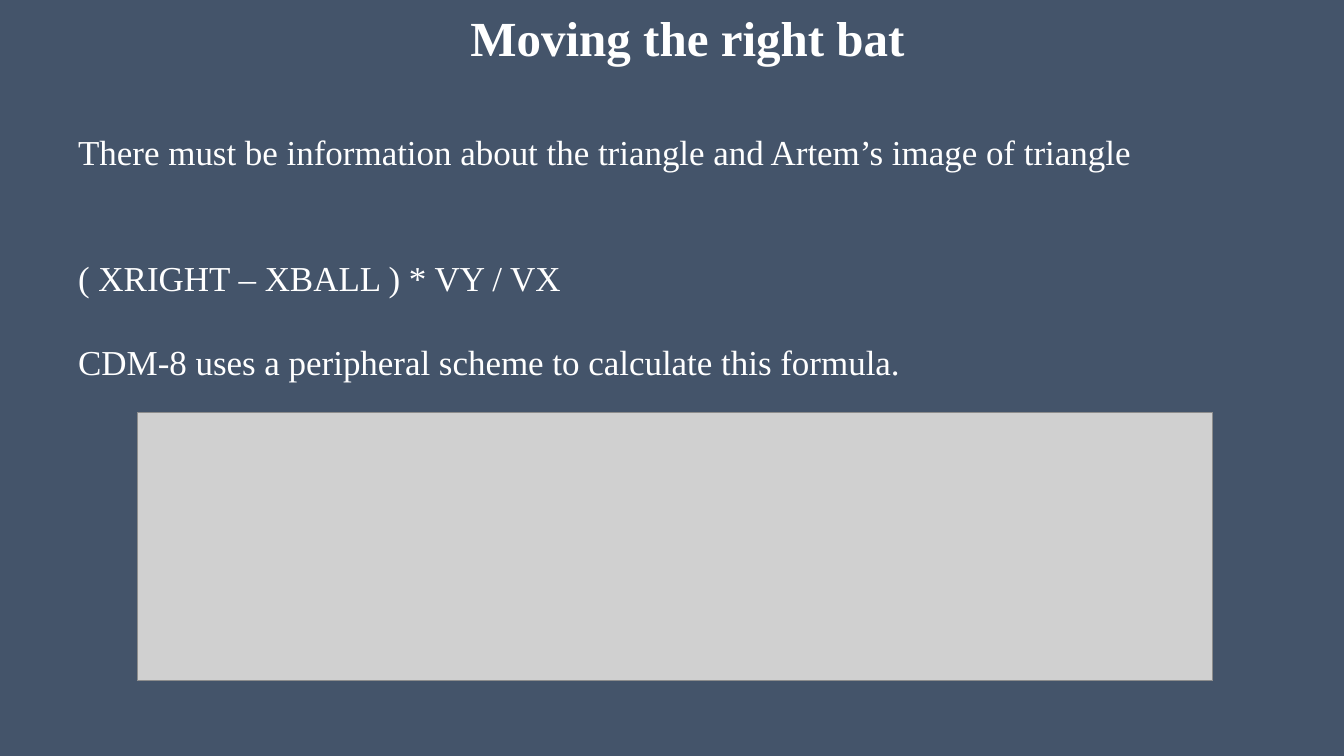
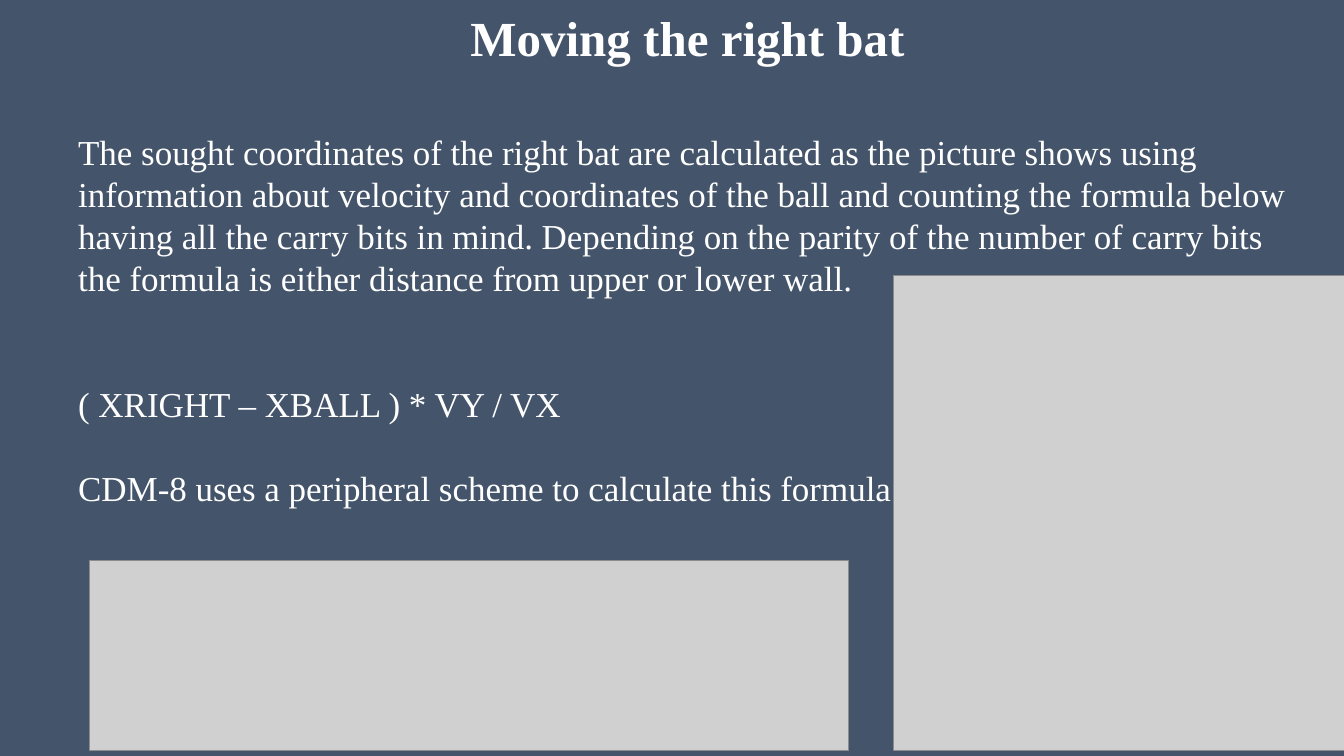
Before and after one commit to MIZINCHIK/DigitalPlatforms, a slide deck: slide 11 of Presentation.pptx. Drawn at 1344x756 pixels with LibreOffice and Linux fonts; fonts in the diff are those of the drawing; grey boxes stand for pictures. Boxes give left, top, right and bottom in pixels: in the first picture for what was removed or moved away, otherwise in the second. Text is boxed around its words. In the diff, an @@ line names an element or a change of style, - is before the commit and + after.

Commit message:
Presentation

```diff
--- a/Presentation.pptx
+++ b/Presentation.pptx
@@ text at <box>78,140,1285,298</box>: text changed @@
-There must be information about the triangle and Artem’s image of triangle
+The sought coordinates of the right bat are calculated as the picture shows using information about velocity and coordinates of the ball and counting the formula below having all the carry bits in mind. Depending on the parity of the number of carry bits the formula is either distance from upper or lower wall.
@@ picture added at <box>894,276,1344,751</box> @@
@@ picture: place and size @@
-picture at <box>137,412,1213,681</box>
+picture at <box>89,561,849,750</box>
```
Also in this commit, not shown: 1 slide added.
